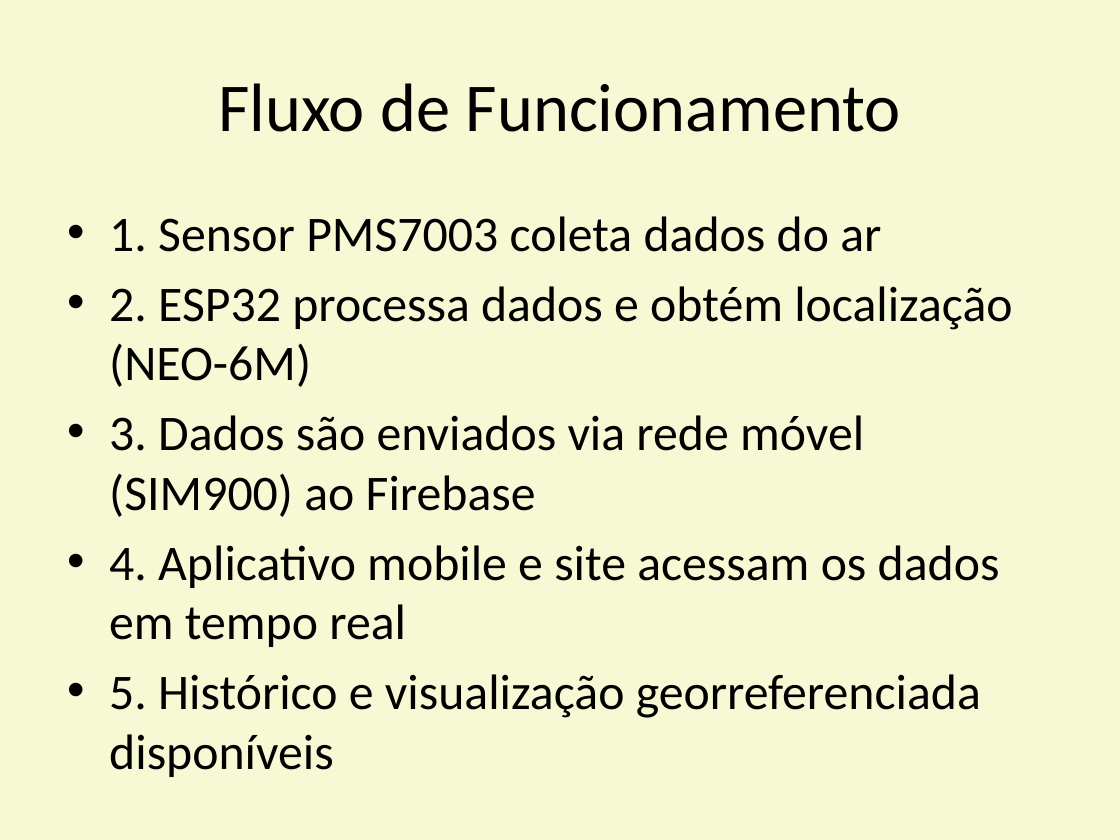
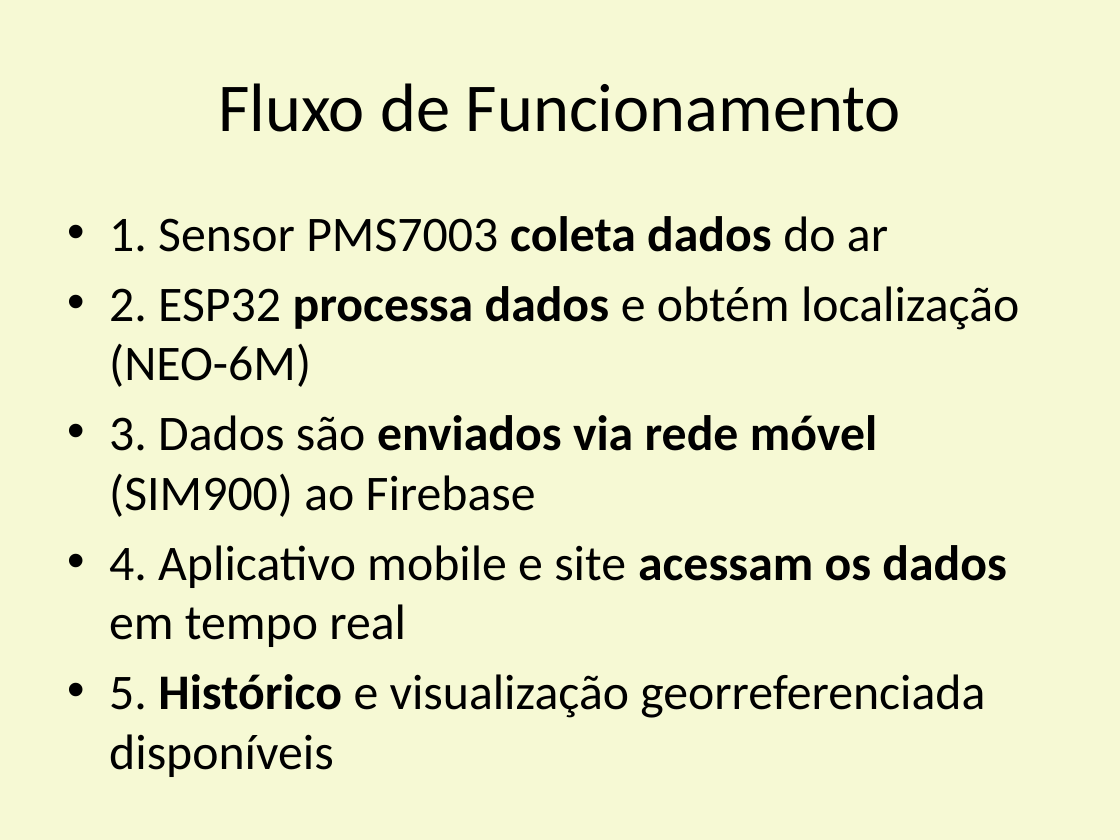
Before and after one commit to alenior/IFCE, a slide deck: slide 4 of P7/PROJETO INTEGRADOR EM TELEMÁTICA/Apresentacao_Monitoramento_Qualidade_Ar_IFCE.odp. Drawn at 1120x840 pixels with LibreOffice and Linux fonts; fonts in the diff are those of the drawing. Boxes give left, top, right and bottom in pixels: in the first picture for what was removed or moved away, otherwise in the second. Text is boxed around its words. In the diff, an @@ line names an element or a change of style, - is before the commit and + after.

```diff
--- a/P7/PROJETO INTEGRADOR EM TELEMÁTICA/Apresentacao_Monitoramento_Qualidade_Ar_IFCE.odp
+++ b/P7/PROJETO INTEGRADOR EM TELEMÁTICA/Apresentacao_Monitoramento_Qualidade_Ar_IFCE.odp
@@ text "1. Sensor PMS7003 coleta dados ..." at [109, 216, 1019, 777]: bold on in "coleta dados", "processa dados", "enviados via rede móvel", "acessam os dados" and 1 more places @@
```
Also in this commit, not shown: 3 other slides changed, 1 other file.
